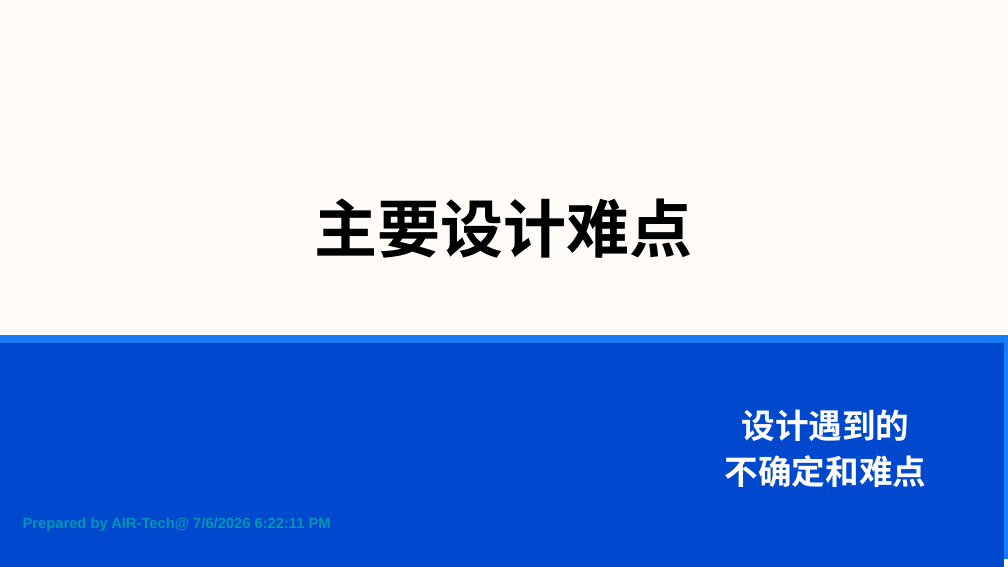
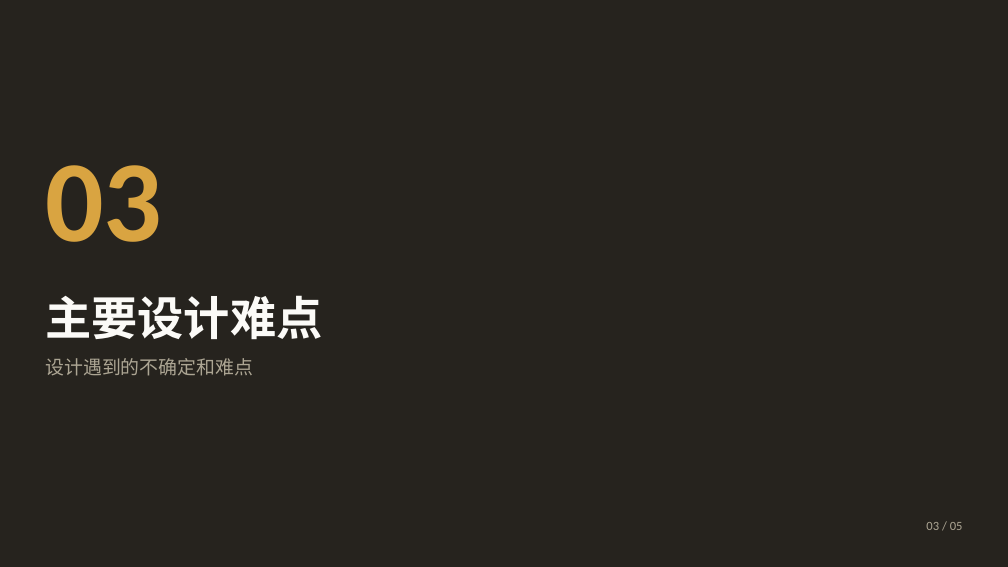
Before and after one commit to cyx3705/0000-000-Template, a slide deck: slide 12 of Unused/b-Office/项目报告.pptx. Drawn at 1008x567 pixels with LibreOffice and Linux fonts; fonts in the diff are those of the drawing; background and template pictures are left out. Boxes give left, top, right and bottom in pixels: in the first picture for what was removed or moved away, otherwise in the second. Text is boxed around its words. In the diff, an @@ line names an element or a change of style, - is before the commit and + after.

```diff
--- a/Unused/b-Office/项目报告.pptx
+++ b/Unused/b-Office/项目报告.pptx
@@ background #FFFCF7 to #26231E @@
@@ text added at <box>45,165,162,242</box>, 110 pt, text #D9A441, bold @@
+03
@@ text "主要设计难点": place and size @@
-text "主要设计难点" at <box>315,198,693,258</box>
+text "主要设计难点" at <box>45,295,322,340</box>
@@ text "主要设计难点" at <box>45,295,322,340</box>: size 60 to 44 pt, text colour #000000 to #FBFAF7; alignment centre to left; vertical alignment top to middle @@
@@ rectangle removed at <box>0,335,1008,559</box> @@
-·
@@ rectangle removed at <box>0,343,1003,567</box> @@
@@ text at <box>45,358,253,376</box>: text changed; size 32 to 18 pt; font Arial to Noto Sans CJK SC; text colour #FFFFFF to #ACA593; bold off @@
-设计遇到的
-不确定和难点
+设计遇到的不确定和难点
@@ text removed at <box>23,517,331,531</box> @@
-Prepared by AIR-Tech@ 7/6/2026 6:22:11 PM
@@ text added at <box>926,522,963,530</box>, 12 pt, text #ACA593 @@
+03 / 05
```
Also in this commit, not shown: 15 other slides changed, 6 slides added, 6 slides removed, 6 other files.
